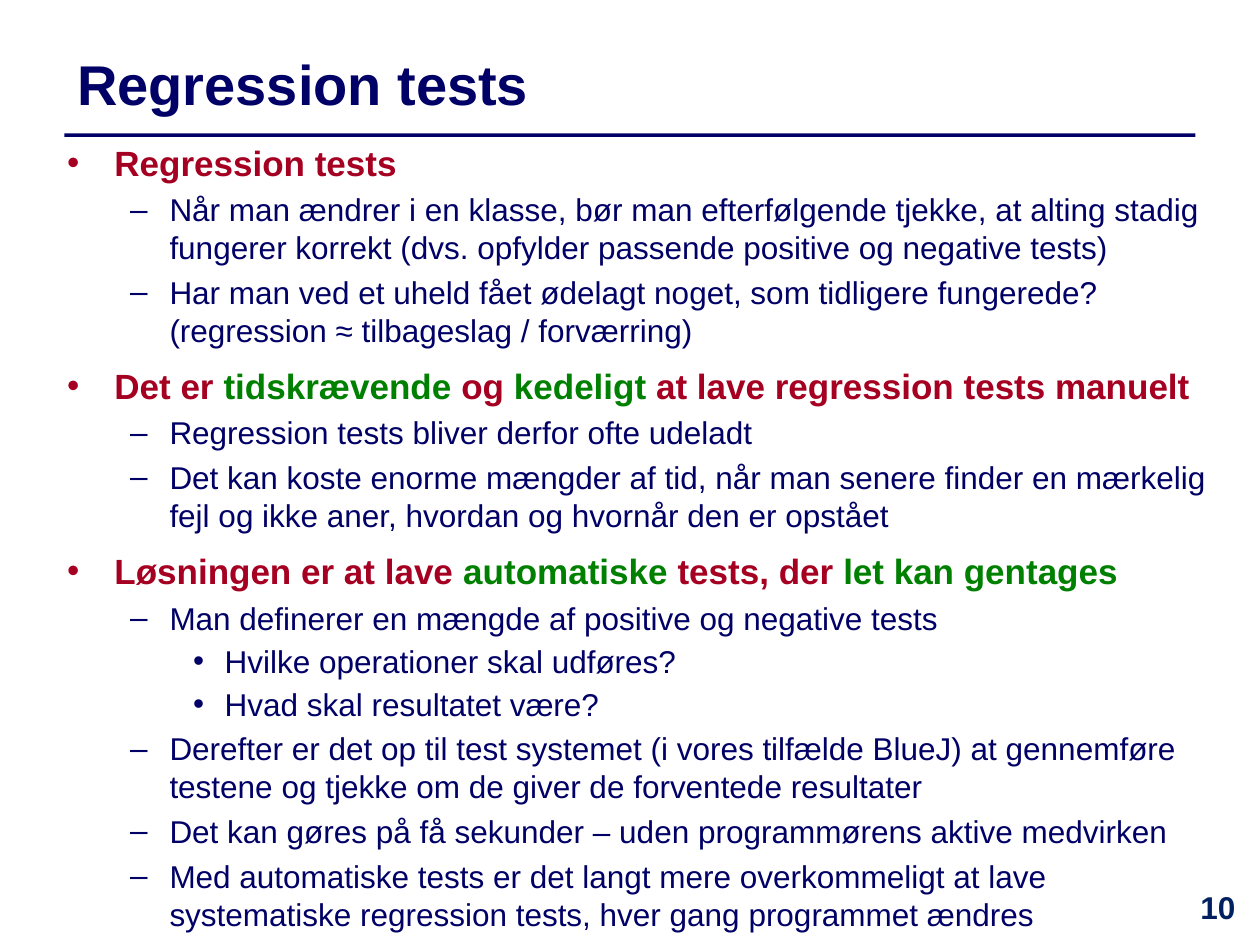
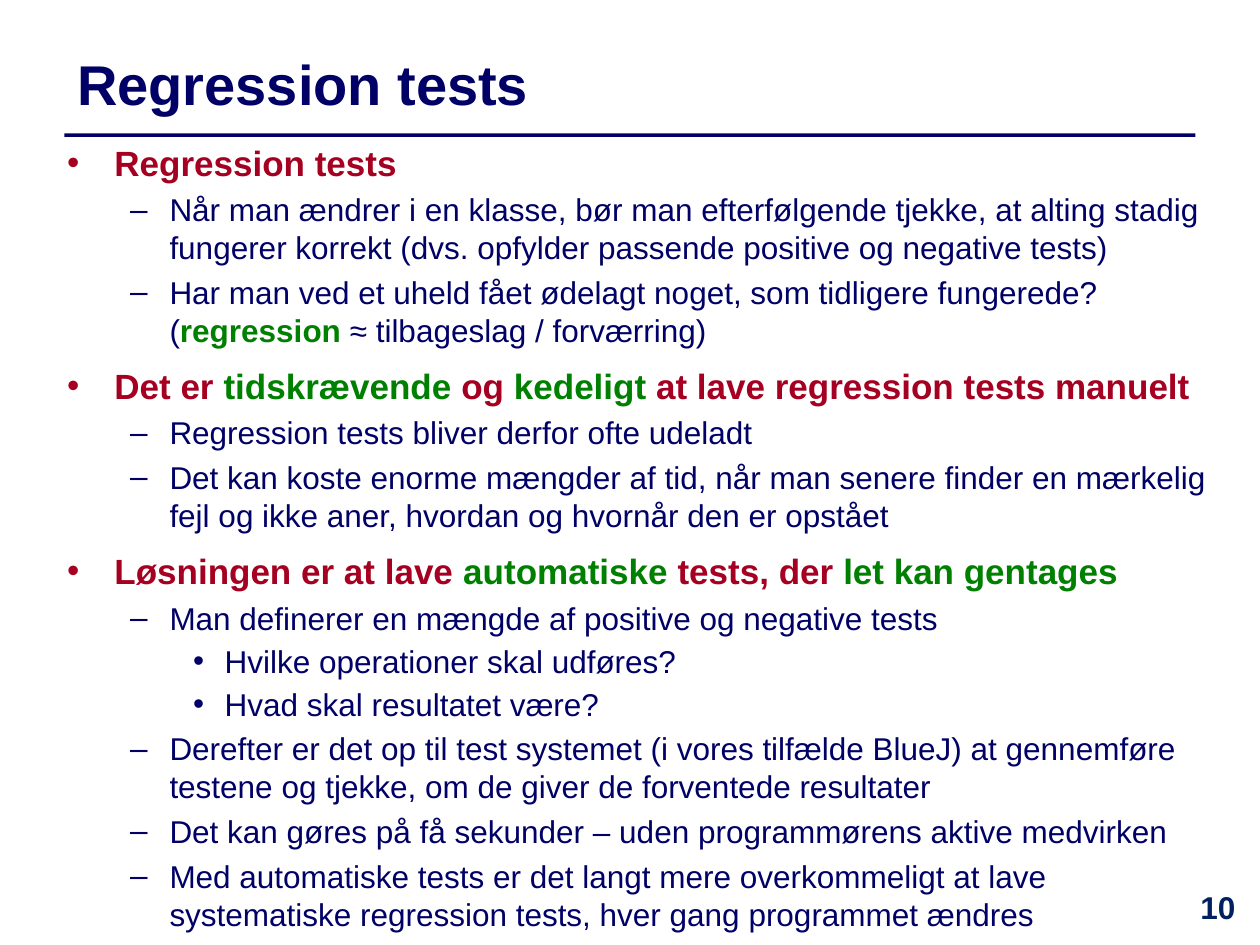
Before and after one commit to IntProgAU/Materiale, a slide deck: slide 10 of web/e21/uge_10/Slides-Uge10.pptx. Drawn at 1260x945 pixels with LibreOffice and Linux fonts; fonts in the diff are those of the drawing. Boxes give left, top, right and bottom in pixels: in the first picture for what was removed or moved away, otherwise in the second. Text is boxed around its words. In the diff, an @@ line names an element or a change of style, - is before the commit and + after.

```diff
--- a/web/e21/uge_10/Slides-Uge10.pptx
+++ b/web/e21/uge_10/Slides-Uge10.pptx
@@ text at bbox=[170, 279, 1097, 348]: text colour #000066 to #008000, bold on in "(regression" @@
@@ text at bbox=[170, 737, 1176, 804]: text changed @@
-  – Derefter er det op til test systemet (i vores tilfælde BlueJ) at gennemføre testene og tjekke om de giver de forventede resultater
+  – Derefter er det op til test systemet (i vores tilfælde BlueJ) at gennemføre testene og tjekke, om de giver de forventede resultater
```
Also in this commit, not shown: 11 other slides changed, 1 other file.
